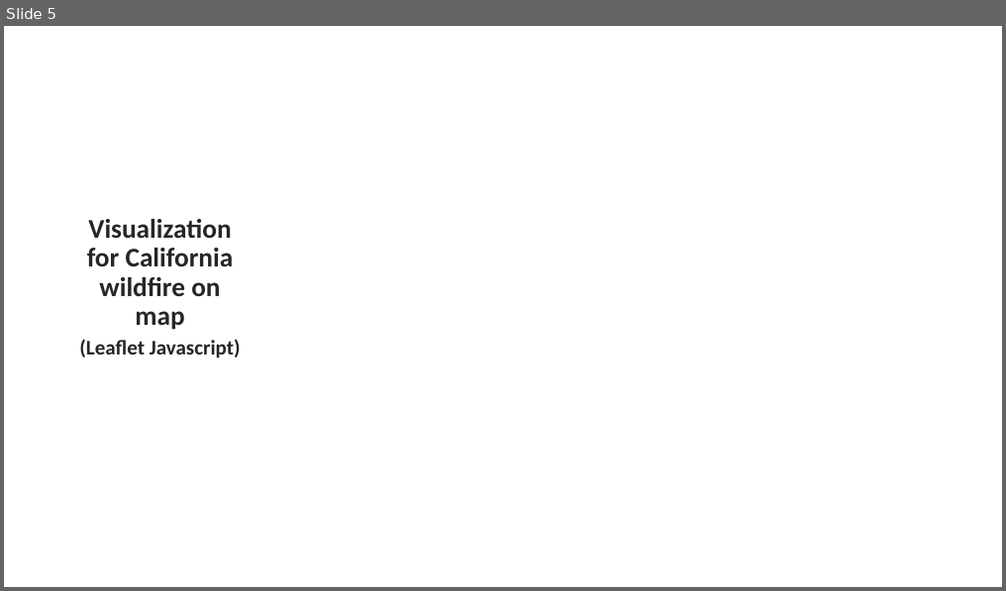
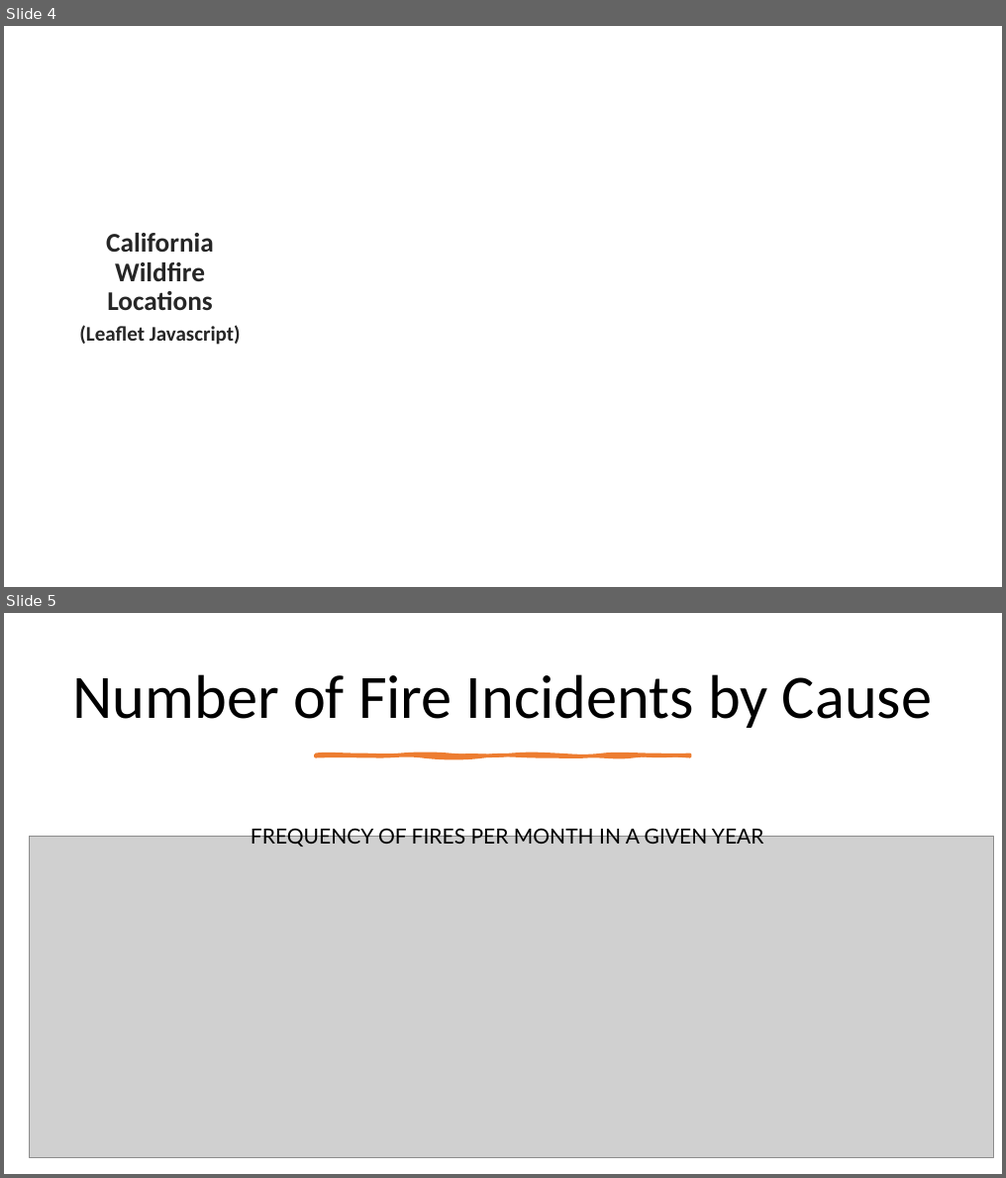
Before and after one commit to ErinBuday/California_Wildfires, a slide deck: Project3_CA_WildFires.pptx. Shown one above the other, each under a label of ours: slide 5 before the commit, slides 4 and 5 after it. The pictures are 1006x591 and 1006x1178 pixels, drawn with LibreOffice and Linux fonts; fonts in the diff are those of the drawing; grey boxes stand for pictures; background and template pictures are left out. Boxes give left, top, right and bottom in pixels: in the first picture for what was removed or moved away, otherwise in the second. Text is boxed around its words. In the diff, an @@ line names an element or a change of style, - is before the commit and + after.

```diff
--- a/Project3_CA_WildFires.pptx
+++ b/Project3_CA_WildFires.pptx
@@ slide 5 added at <box>4,613,1002,1174</box>, background #FFFFFF @@
@@ title added at <box>73,674,932,728</box>, 59.4 pt, text #000000 @@
+Number of Fire Incidents by Cause
@@ freeform shape added at <box>316,756,690,757</box>, fill #ED7D31, outline #ED7D31 3.25 pt @@
@@ picture added at <box>29,836,994,1158</box> @@
@@ text added at <box>251,826,764,847</box>, 20 pt, text #000000 @@
+FREQUENCY OF FIRES PER MONTH IN A GIVEN YEAR
@@ what was slide 5 is now slide 4 @@
@@ slide 4 changed as well @@
@@ text in ellipse at <box>106,233,214,310</box>: text changed @@
-Visualization for California wildfire on map
+California Wildfire Locations
```
Also in this commit, not shown: 4 other slides changed, 4 other slides added, 6 slides removed.
